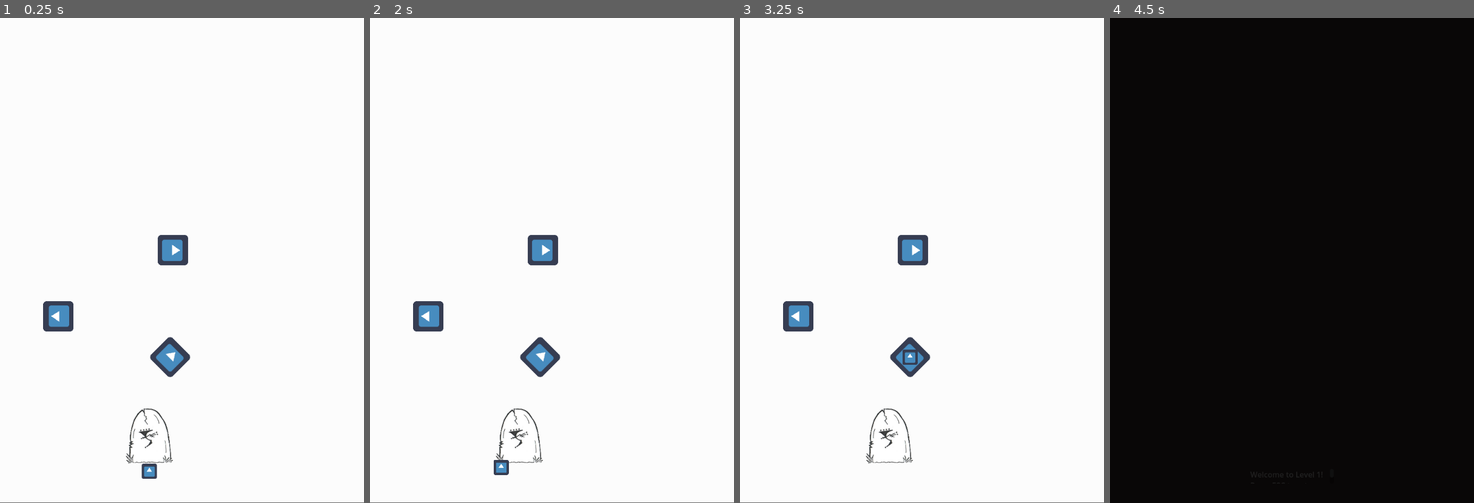
Above: before the commit, frames 1-4 (left to right).
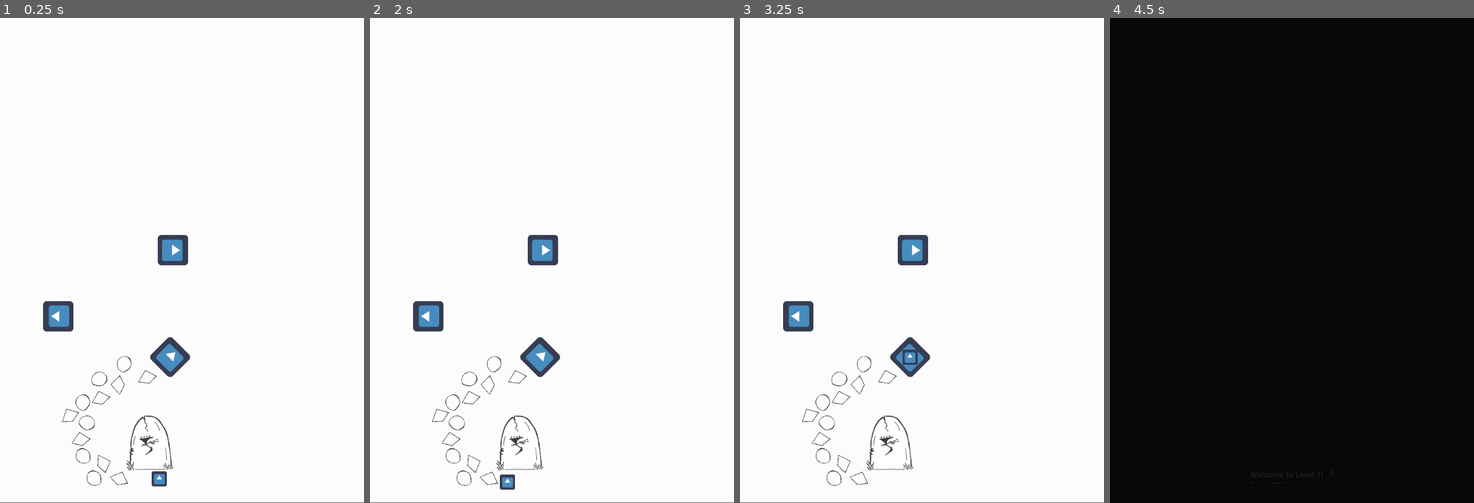
Above: after the commit, the same moments.

Repository: AntonioDell/pip-melville-website
Game: Godot game, scene res://levels/map/map.tscn
The game is run twice, just before and just after one commit, with the same random seed, the same clock (stepped at 60 frames per second) and the same inputs. Before the commit the project starts from res://main.tscn. The engine's default icon, where the game draws it, is replaced by a stand-in: a white triangle on a blue panel in a dark square.
Inputs (mouse positions are in pixels of both pictures, inside the frame that each line leads up to):
- Up to frame 1 (0.25 s): no input
- Up to frame 2 (2 s): tap Enter at 0.5 s; move the mouse to (519, 435) at 0.52 s; click (519, 435) at 0.67 s; tap Space at 1.25 s; move the mouse to (541, 357) at 1.27 s; click (541, 357) at 1.42 s
- Up to frame 3 (3.25 s): move the mouse to (914, 250) at 2.02 s; click (914, 250) at 2.17 s; move the mouse to (798, 318) at 2.77 s; click (798, 318) at 2.92 s
- Up to frame 4 (4.5 s): tap Enter at 3.5 s; move the mouse to (1401, 333) at 3.52 s; click (1401, 333) at 3.67 s; move the mouse to (1182, 187) at 4.27 s; click (1182, 187) at 4.42 s

The runs differ from the first frame. In frame 1, 1.0% of the frame differs, in the area x 17-48%, y 69-97%; in frame 2, 1.0%; in frame 3, 0.8%; in frame 4, nothing differs.

Commit message:
feat(map): Add stepstones

Diff:
--- a/globals/interactions.tscn
+++ b/globals/interactions.tscn
@@ -1,8 +1,8 @@
-[gd_scene load_steps=3 format=2]
+[gd_scene load_steps=3 format=3 uid="uid://cbgmts0yc41hk"]
 
-[ext_resource path="res://globals/interactions.gd" type="Script" id=1]
-[ext_resource path="res://main.tscn" type="PackedScene" id=2]
+[ext_resource type="Script" path="res://globals/interactions.gd" id="1"]
+[ext_resource type="PackedScene" uid="uid://bu33hkgfjvme8" path="res://levels/map/map.tscn" id="2_juj70"]
 
 [node name="Interactions" type="Node"]
-script = ExtResource( 1 )
-main_scene = ExtResource( 2 )
+script = ExtResource("1")
+main_scene = ExtResource("2_juj70")
--- a/level_indicator.tscn
+++ b/levels/map/level_indicator.tscn
@@ -1,6 +1,6 @@
-[gd_scene load_steps=3 format=3 uid="uid://bhljkiuo67f0k"]
+[gd_scene load_steps=3 format=3]
 
-[ext_resource type="Script" path="res://level_indicator.gd" id="1"]
+[ext_resource type="Script" path="res://levels/map/level_indicator.gd" id="1"]
 
 [sub_resource type="RectangleShape2D" id="RectangleShape2D_tt13o"]
 size = Vector2(68, 66)
--- a/map.gd
+++ b/levels/map/map.gd
@@ -18,8 +18,6 @@
 func _ready():
 	for indicator in _level_indicators:
 		indicator.connect("clicked",Callable(self,"_on_LevelIndicator_clicked"))
-		if indicator.map_position == _player_position:
-			_player.global_position = indicator.global_position
 
 
 func _on_LevelIndicator_clicked(level_indicator: LevelIndicator):
--- /dev/null
+++ b/levels/map/map.tscn
@@ -0,0 +1,199 @@
+[gd_scene load_steps=15 format=3 uid="uid://bu33hkgfjvme8"]
+
+[ext_resource type="Script" path="res://levels/map/map.gd" id="1_6waca"]
+[ext_resource type="PackedScene" path="res://levels/map/level_indicator.tscn" id="2_wvrld"]
+[ext_resource type="Texture2D" uid="uid://cjx2btnv47wmb" path="res://levels/gallery/startpoint.png" id="3_2717w"]
+[ext_resource type="PackedScene" uid="uid://bqi1775607o20" path="res://levels/gallery/gallery_level.tscn" id="4_ny7m8"]
+[ext_resource type="Texture2D" uid="uid://7015tnpv5ruu" path="res://icon.png" id="5_xyv7k"]
+[ext_resource type="PackedScene" path="res://levels/map/map_path.tscn" id="6_nyqlq"]
+[ext_resource type="Texture2D" uid="uid://62uwa30gwbcp" path="res://levels/map/stepstone_1.png" id="7_okc74"]
+[ext_resource type="Texture2D" uid="uid://bf11345i3oq67" path="res://levels/map/stepstone_2.png" id="8_78wsi"]
+
+[sub_resource type="Gradient" id="1"]
+offsets = PackedFloat32Array(0.00380228)
+colors = PackedColorArray(0.991164, 0.991164, 0.991164, 1)
+
+[sub_resource type="GradientTexture2D" id="2"]
+gradient = SubResource("1")
+width = 1024
+
+[sub_resource type="RectangleShape2D" id="RectangleShape2D_ai124"]
+size = Vector2(102, 121)
+
+[sub_resource type="Curve2D" id="Curve2D_3t044"]
+_data = {
+"points": PackedVector2Array(60.5811, -28.0633, -60.5811, 28.0633, 336, 974, -23.8089, 95.7637, 23.8089, -95.7637, 155, 849, 0, 0, 0, 0, 360, 717)
+}
+point_count = 3
+
+[sub_resource type="Curve2D" id="Curve2D_bsq2y"]
+_data = {
+"points": PackedVector2Array(0, 0, 0, 0, 358, 715, 262, 114, -262, -114, 363, 493)
+}
+point_count = 2
+
+[sub_resource type="Curve2D" id="Curve2D_g6k4e"]
+_data = {
+"points": PackedVector2Array(-36, 291, 36, -291, 445, 584, -69, 33, 69, -33, 212, 503)
+}
+point_count = 2
+
+[node name="Map" type="Node2D"]
+position = Vector2(0, -1)
+script = ExtResource("1_6waca")
+
+[node name="Background" type="Sprite2D" parent="."]
+position = Vector2(384, 512)
+rotation = 1.5708
+scale = Vector2(1, 764)
+texture = SubResource("2")
+
+[node name="Stepstones" type="Node2D" parent="."]
+
+[node name="Stepstone1" type="Sprite2D" parent="Stepstones"]
+position = Vector2(218, 940)
+rotation = 0.829287
+scale = Vector2(0.164706, 0.164706)
+texture = ExtResource("7_okc74")
+
+[node name="Stepstone13" type="Sprite2D" parent="Stepstones"]
+position = Vector2(251, 973)
+rotation = -0.017654
+scale = Vector2(0.164706, 0.164706)
+texture = ExtResource("7_okc74")
+
+[node name="Stepstone2" type="Sprite2D" parent="Stepstones"]
+position = Vector2(176, 926)
+rotation = -1.17959
+scale = Vector2(0.165, 0.165)
+texture = ExtResource("8_78wsi")
+
+[node name="Stepstone12" type="Sprite2D" parent="Stepstones"]
+position = Vector2(199, 973)
+rotation = -1.17959
+scale = Vector2(0.165, 0.165)
+texture = ExtResource("8_78wsi")
+
+[node name="Stepstone3" type="Sprite2D" parent="Stepstones"]
+position = Vector2(169, 891)
+rotation = -0.594088
+scale = Vector2(0.164706, 0.164706)
+texture = ExtResource("7_okc74")
+
+[node name="Stepstone4" type="Sprite2D" parent="Stepstones"]
+position = Vector2(183, 856)
+rotation = 1.36384
+scale = Vector2(0.165, 0.165)
+texture = ExtResource("8_78wsi")
+
+[node name="Stepstone5" type="Sprite2D" parent="Stepstones"]
+position = Vector2(146, 841)
+rotation = -0.881866
+scale = Vector2(0.164706, 0.164706)
+texture = ExtResource("7_okc74")
+
+[node name="Stepstone6" type="Sprite2D" parent="Stepstones"]
+position = Vector2(175, 813)
+rotation = -0.378214
+scale = Vector2(0.165, 0.165)
+texture = ExtResource("8_78wsi")
+
+[node name="Stepstone7" type="Sprite2D" parent="Stepstones"]
+position = Vector2(249, 777)
+rotation = -1.93157
+scale = Vector2(0.164706, 0.164706)
+texture = ExtResource("7_okc74")
+
+[node name="Stepstone8" type="Sprite2D" parent="Stepstones"]
+position = Vector2(209, 764)
+rotation = 0.769189
+scale = Vector2(0.165, 0.165)
+texture = ExtResource("8_78wsi")
+
+[node name="Stepstone9" type="Sprite2D" parent="Stepstones"]
+position = Vector2(309, 760)
+rotation = -0.676373
+scale = Vector2(0.164706, 0.164706)
+texture = ExtResource("7_okc74")
+
+[node name="Stepstone11" type="Sprite2D" parent="Stepstones"]
+position = Vector2(211, 804)
+rotation = -0.676373
+scale = Vector2(0.164706, 0.164706)
+texture = ExtResource("7_okc74")
+
+[node name="Stepstone10" type="Sprite2D" parent="Stepstones"]
+position = Vector2(262, 732)
+rotation = -0.126811
+scale = Vector2(0.165, 0.165)
+texture = ExtResource("8_78wsi")
+
+[node name="Indicators" type="Node2D" parent="."]
+
+[node name="LevelIndicator0" parent="Indicators" instance=ExtResource("2_wvrld")]
+position = Vector2(316, 973)
+
+[node name="CollisionShape2D" parent="Indicators/LevelIndicator0" index="0"]
+position = Vector2(0, -75.5)
+shape = SubResource("RectangleShape2D_ai124")
+
+[node name="IndicatorSprite" parent="Indicators/LevelIndicator0" index="1"]
+position = Vector2(0, -74)
+scale = Vector2(0.174, 0.174)
+texture = ExtResource("3_2717w")
+
+[node name="LevelIndicator1" parent="Indicators" instance=ExtResource("2_wvrld")]
+position = Vector2(359, 717)
+rotation = 0.785398
+scene_to_load = ExtResource("4_ny7m8")
+map_position = 1
+
+[node name="IndicatorSprite" parent="Indicators/LevelIndicator1" index="1"]
+texture = ExtResource("5_xyv7k")
+
+[node name="LevelIndicator2" parent="Indicators" instance=ExtResource("2_wvrld")]
+position = Vector2(365, 491)
+rotation = 1.5708
+map_position = 2
+
+[node name="IndicatorSprite" parent="Indicators/LevelIndicator2" index="1"]
+texture = ExtResource("5_xyv7k")
+
+[node name="LevelIndicator3" parent="Indicators" instance=ExtResource("2_wvrld")]
+position = Vector2(123, 631)
+rotation = 4.71239
+map_position = 3
+
+[node name="IndicatorSprite" parent="Indicators/LevelIndicator3" index="1"]
+texture = ExtResource("5_xyv7k")
+
+[node name="Paths" type="Node2D" parent="."]
+
+[node name="0 -> 1" parent="Paths" instance=ExtResource("6_nyqlq")]
+curve = SubResource("Curve2D_3t044")
+start = NodePath("../../Indicators/LevelIndicator0")
+end = NodePath("../../Indicators/LevelIndicator1")
+is_two_way = true
+
+[node name="1 -> 2" parent="Paths" instance=ExtResource("6_nyqlq")]
+curve = SubResource("Curve2D_bsq2y")
+start = NodePath("../../Indicators/LevelIndicator1")
+end = NodePath("../../Indicators/LevelIndicator2")
+is_two_way = true
+
+[node name="1 -> 3" parent="Paths" instance=ExtResource("6_nyqlq")]
+position = Vector2(-88, 129)
+curve = SubResource("Curve2D_g6k4e")
+start = NodePath("../../Indicators/LevelIndicator1")
+end = NodePath("../../Indicators/LevelIndicator3")
+is_two_way = true
+
+[node name="Player" type="Sprite2D" parent="."]
+position = Vector2(336, 974)
+scale = Vector2(0.5, 0.5)
+texture = ExtResource("5_xyv7k")
+
+[editable path="Indicators/LevelIndicator0"]
+[editable path="Indicators/LevelIndicator1"]
+[editable path="Indicators/LevelIndicator2"]
+[editable path="Indicators/LevelIndicator3"]
--- a/map_path.tscn
+++ b/levels/map/map_path.tscn
@@ -1,6 +1,6 @@
-[gd_scene load_steps=3 format=3 uid="uid://cy58bg0hrd4ru"]
+[gd_scene load_steps=3 format=3]
 
-[ext_resource type="Script" path="res://map_path.gd" id="1"]
+[ext_resource type="Script" path="res://levels/map/map_path.gd" id="1"]
 
 [sub_resource type="Curve2D" id="1"]
 
--- a/main.tscn
+++ /dev/null
@@ -1,7 +0,0 @@
-[gd_scene load_steps=2 format=3 uid="uid://4ef55ql3v4aw"]
-
-[ext_resource type="PackedScene" uid="uid://bu33hkgfjvme8" path="res://map.tscn" id="1"]
-
-[node name="Main" type="Node"]
-
-[node name="Map" parent="." instance=ExtResource("1")]
--- a/map.tscn
+++ /dev/null
@@ -1,117 +0,0 @@
-[gd_scene load_steps=13 format=3 uid="uid://bu33hkgfjvme8"]
-
-[ext_resource type="PackedScene" uid="uid://cy58bg0hrd4ru" path="res://map_path.tscn" id="1"]
-[ext_resource type="Texture2D" uid="uid://7015tnpv5ruu" path="res://icon.png" id="2"]
-[ext_resource type="PackedScene" uid="uid://bhljkiuo67f0k" path="res://level_indicator.tscn" id="3"]
-[ext_resource type="Script" path="res://map.gd" id="4"]
-[ext_resource type="PackedScene" uid="uid://bqi1775607o20" path="res://levels/gallery/gallery_level.tscn" id="5"]
-[ext_resource type="Texture2D" uid="uid://cjx2btnv47wmb" path="res://levels/gallery/startpoint.png" id="5_jh5np"]
-
-[sub_resource type="Gradient" id="1"]
-offsets = PackedFloat32Array(0.00380228)
-colors = PackedColorArray(0.991164, 0.991164, 0.991164, 1)
-
-[sub_resource type="GradientTexture2D" id="2"]
-gradient = SubResource("1")
-width = 1024
-
-[sub_resource type="RectangleShape2D" id="RectangleShape2D_ai124"]
-size = Vector2(102, 121)
-
-[sub_resource type="Curve2D" id="Curve2D_3t044"]
-_data = {
-"points": PackedVector2Array(0, 0, 0, 0, 320, 954, -10, 102, 10, -102, 155, 849, 0, 0, 0, 0, 360, 717)
-}
-point_count = 3
-
-[sub_resource type="Curve2D" id="Curve2D_bsq2y"]
-_data = {
-"points": PackedVector2Array(0, 0, 0, 0, 358, 715, 262, 114, -262, -114, 363, 493)
-}
-point_count = 2
-
-[sub_resource type="Curve2D" id="Curve2D_g6k4e"]
-_data = {
-"points": PackedVector2Array(-36, 291, 36, -291, 445, 584, -69, 33, 69, -33, 212, 503)
-}
-point_count = 2
-
-[node name="Map" type="Node2D"]
-position = Vector2(0, -1)
-script = ExtResource("4")
-
-[node name="Background" type="Sprite2D" parent="."]
-position = Vector2(384, 512)
-rotation = 1.5708
-scale = Vector2(1, 764)
-texture = SubResource("2")
-
-[node name="Indicators" type="Node2D" parent="."]
-
-[node name="LevelIndicator0" parent="Indicators" instance=ExtResource("3")]
-position = Vector2(315, 958)
-
-[node name="CollisionShape2D" parent="Indicators/LevelIndicator0" index="0"]
-position = Vector2(0, -75.5)
-shape = SubResource("RectangleShape2D_ai124")
-
-[node name="IndicatorSprite" parent="Indicators/LevelIndicator0" index="1"]
-position = Vector2(0, -74)
-scale = Vector2(0.174, 0.174)
-texture = ExtResource("5_jh5np")
-
-[node name="LevelIndicator1" parent="Indicators" instance=ExtResource("3")]
-position = Vector2(359, 717)
-rotation = 0.785398
-scene_to_load = ExtResource("5")
-map_position = 1
-
-[node name="IndicatorSprite" parent="Indicators/LevelIndicator1" index="1"]
-texture = ExtResource("2")
-
-[node name="LevelIndicator2" parent="Indicators" instance=ExtResource("3")]
-position = Vector2(365, 491)
-rotation = 1.5708
-map_position = 2
-
-[node name="IndicatorSprite" parent="Indicators/LevelIndicator2" index="1"]
-texture = ExtResource("2")
-
-[node name="LevelIndicator3" parent="Indicators" instance=ExtResource("3")]
-position = Vector2(123, 631)
-rotation = 4.71239
-map_position = 3
-
-[node name="IndicatorSprite" parent="Indicators/LevelIndicator3" index="1"]
-texture = ExtResource("2")
-
-[node name="Paths" type="Node2D" parent="."]
-
-[node name="0 -> 1" parent="Paths" instance=ExtResource("1")]
-curve = SubResource("Curve2D_3t044")
-start = NodePath("../../Indicators/LevelIndicator0")
-end = NodePath("../../Indicators/LevelIndicator1")
-is_two_way = true
-
-[node name="1 -> 2" parent="Paths" instance=ExtResource("1")]
-curve = SubResource("Curve2D_bsq2y")
-start = NodePath("../../Indicators/LevelIndicator1")
-end = NodePath("../../Indicators/LevelIndicator2")
-is_two_way = true
-
-[node name="1 -> 3" parent="Paths" instance=ExtResource("1")]
-position = Vector2(-88, 129)
-curve = SubResource("Curve2D_g6k4e")
-start = NodePath("../../Indicators/LevelIndicator1")
-end = NodePath("../../Indicators/LevelIndicator3")
-is_two_way = true
-
-[node name="Player" type="Sprite2D" parent="."]
-position = Vector2(326, 945)
-scale = Vector2(0.5, 0.5)
-texture = ExtResource("2")
-
-[editable path="Indicators/LevelIndicator0"]
-[editable path="Indicators/LevelIndicator1"]
-[editable path="Indicators/LevelIndicator2"]
-[editable path="Indicators/LevelIndicator3"]
--- a/project.godot
+++ b/project.godot
@@ -17,12 +17,12 @@
 "base": "CharacterBody2D",
 "class": &"LevelIndicator",
 "language": &"GDScript",
-"path": "res://level_indicator.gd"
+"path": "res://levels/map/level_indicator.gd"
 }, {
 "base": "Path2D",
 "class": &"MapPath",
 "language": &"GDScript",
-"path": "res://map_path.gd"
+"path": "res://levels/map/map_path.gd"
 }]
 _global_script_class_icons={
 "GalleryFrame": "",
@@ -33,7 +33,7 @@
 [application]
 
 config/name="pip-melville-website"
-run/main_scene="res://main.tscn"
+run/main_scene="res://levels/map/map.tscn"
 config/features=PackedStringArray("4.0")
 config/icon="res://icon.png"
 
Renamed: level_indicator.gd -> levels/map/level_indicator.gd
Renamed: map_path.gd -> levels/map/map_path.gd
Binary file added: levels/map/stepstone_1.png
Not shown, added: levels/map/stepstone_1.png.import
Binary file added: levels/map/stepstone_2.png
Not shown, added: levels/map/stepstone_2.png.import
